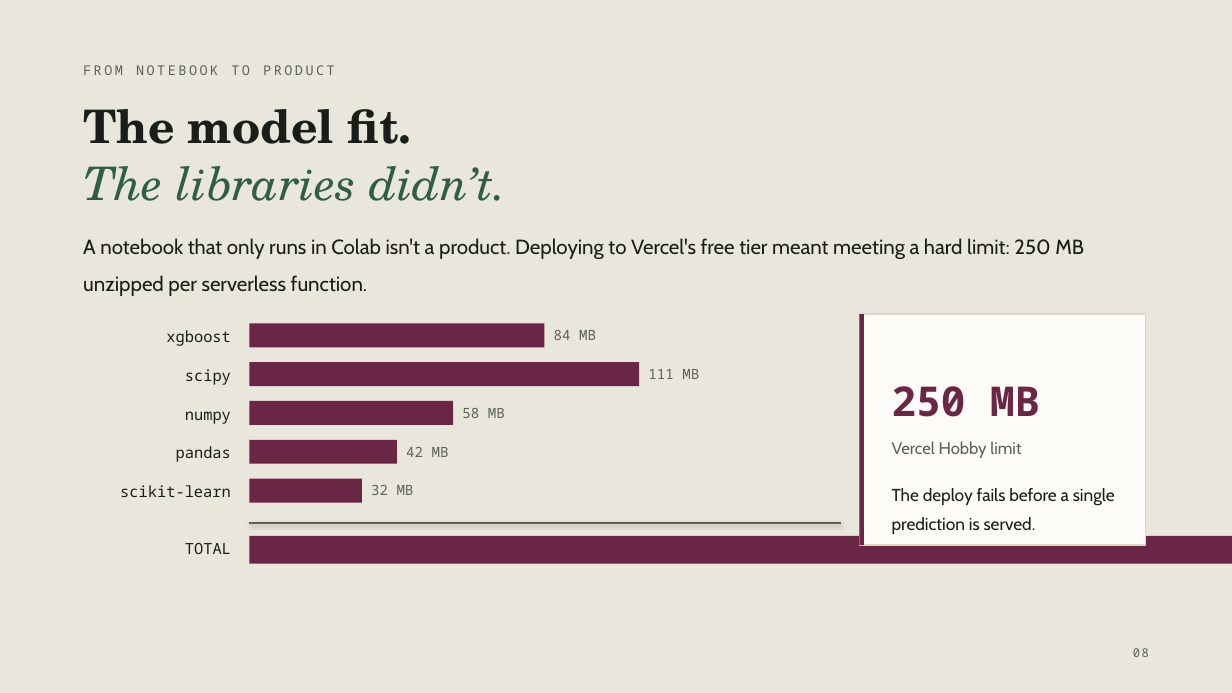
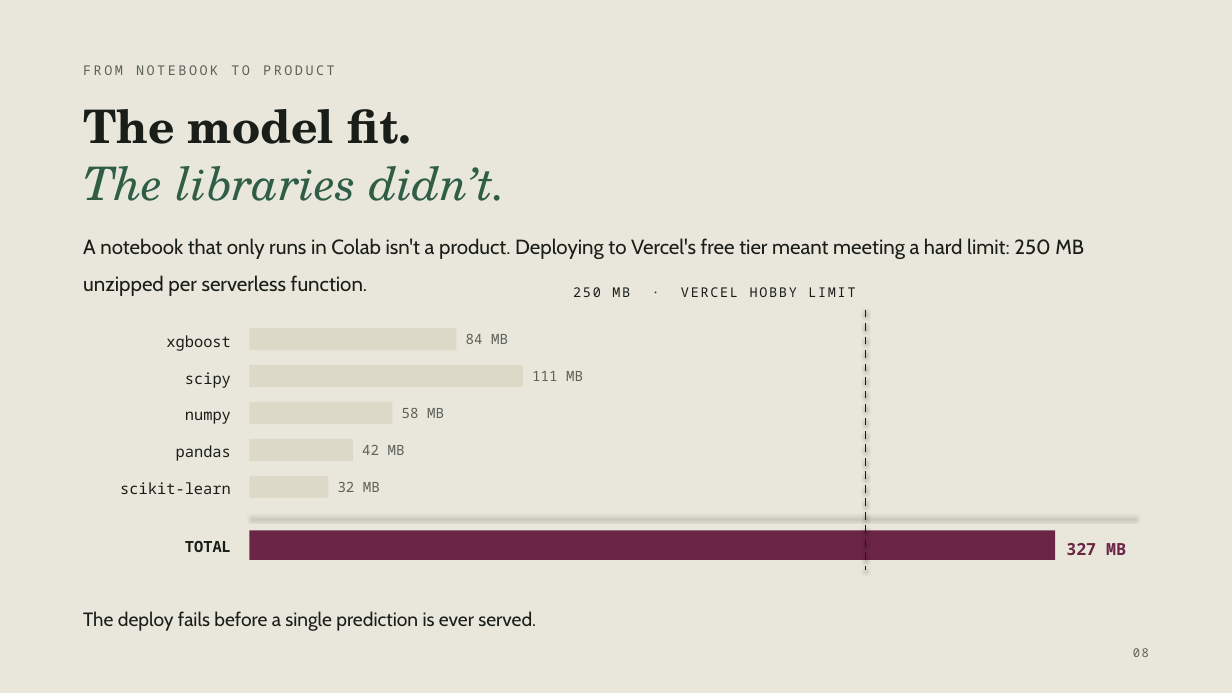
Before and after one commit to vaungsophal/food-price-prediction, a slide deck: slide 9 of Cambodia_Food_Price_Forecast.pptx. Drawn at 1232x693 pixels with LibreOffice and Linux fonts; fonts in the diff are those of the drawing. Boxes give left, top, right and bottom in pixels: in the first picture for what was removed or moved away, otherwise in the second. Text is boxed around its words. In the diff, an @@ line names an element or a change of style, - is before the commit and + after.

Commit message:
create ppt

```diff
--- a/Cambodia_Food_Price_Forecast.pptx
+++ b/Cambodia_Food_Price_Forecast.pptx
@@ text added at bbox=[573, 287, 855, 297], 10.5 pt, text #191E19 @@
+250 MB · VERCEL HOBBY LIMIT
@@ text "xgboost": place and size @@
-text "xgboost" at bbox=[166, 330, 231, 346]
+text "xgboost" at bbox=[166, 335, 231, 351]
@@ rectangle: place and size @@
-rectangle at bbox=[250, 323, 544, 348]
+rectangle at bbox=[250, 328, 457, 350]
@@ text "84 MB": place and size @@
-text "84 MB" at bbox=[554, 330, 596, 340]
+text "84 MB" at bbox=[466, 334, 508, 344]
@@ rectangle removed at bbox=[860, 314, 1146, 545] @@
@@ rectangle removed at bbox=[860, 314, 864, 545] @@
@@ line added from (866, 310) to (866, 570), #191E19 1.5 pt dashed @@
@@ fill #6B2545 to #DCD9C9 in 5 elements at bbox=[250, 476, 328, 498], bbox=[250, 439, 353, 461], bbox=[250, 402, 393, 424], bbox=[250, 328, 457, 350], bbox=[250, 365, 523, 387] @@
@@ rectangle: place and size @@
-rectangle at bbox=[250, 362, 640, 386]
+rectangle at bbox=[250, 365, 523, 387]
@@ text "111 MB": place and size @@
-text "111 MB" at bbox=[648, 369, 699, 379]
+text "111 MB" at bbox=[532, 371, 583, 381]
@@ rectangle: place and size @@
-rectangle at bbox=[250, 401, 453, 425]
+rectangle at bbox=[250, 402, 393, 424]
@@ text "58 MB": place and size @@
-text "58 MB" at bbox=[462, 408, 505, 418]
+text "58 MB" at bbox=[402, 408, 444, 418]
@@ rectangle: place and size @@
-rectangle at bbox=[250, 440, 397, 464]
+rectangle at bbox=[250, 439, 353, 461]
@@ text "42 MB": place and size @@
-text "42 MB" at bbox=[406, 447, 449, 457]
+text "42 MB" at bbox=[362, 445, 405, 455]
@@ rectangle: place and size @@
-rectangle at bbox=[250, 479, 362, 503]
+rectangle at bbox=[250, 476, 328, 498]
@@ text "32 MB": place and size @@
-text "32 MB" at bbox=[371, 485, 414, 495]
+text "32 MB" at bbox=[338, 482, 380, 492]
@@ text "TOTAL" at bbox=[185, 541, 231, 552]: bold on @@
@@ rectangle: place and size @@
-rectangle at bbox=[250, 536, 1232, 564]
+rectangle at bbox=[250, 531, 1055, 560]
@@ line moved from (250, 523) - (841, 523) to (250, 517) - (1137, 517) @@
@@ line (250, 517) - (1137, 517): stroke #5C625A 1 pt to #DCD9C9 1 pt @@
@@ text added at bbox=[1066, 543, 1126, 555], 13 pt, text #6B2545, bold @@
+327 MB
@@ text at bbox=[83, 611, 536, 631]: text changed; size 13.5 to 15 pt @@
-250 MB
-Vercel Hobby limit
-The deploy fails before a single prediction is served.
+The deploy fails before a single prediction is ever served.
```
Also in this commit, not shown: 1 other slide changed, 2 other files.
